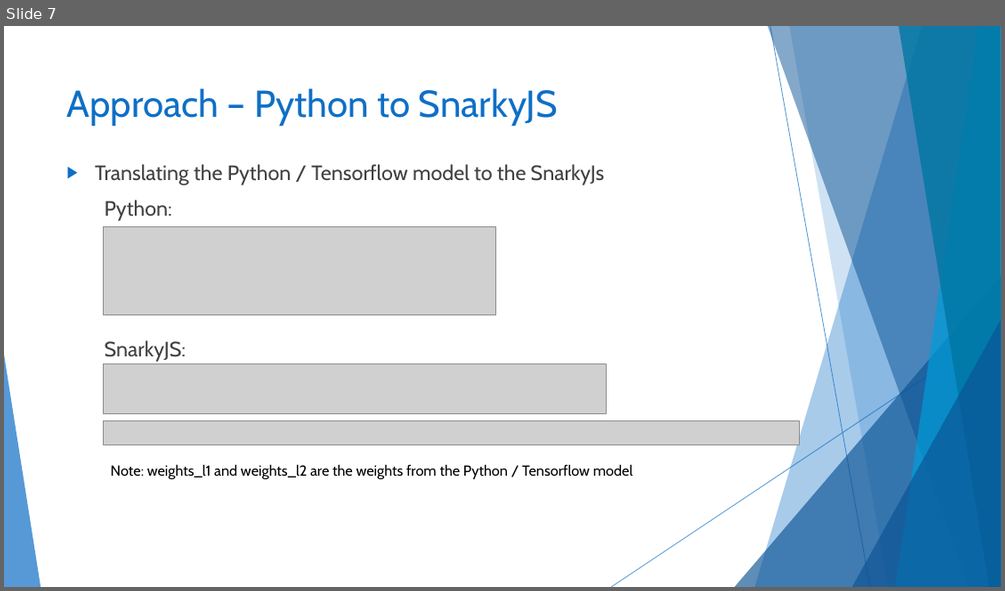
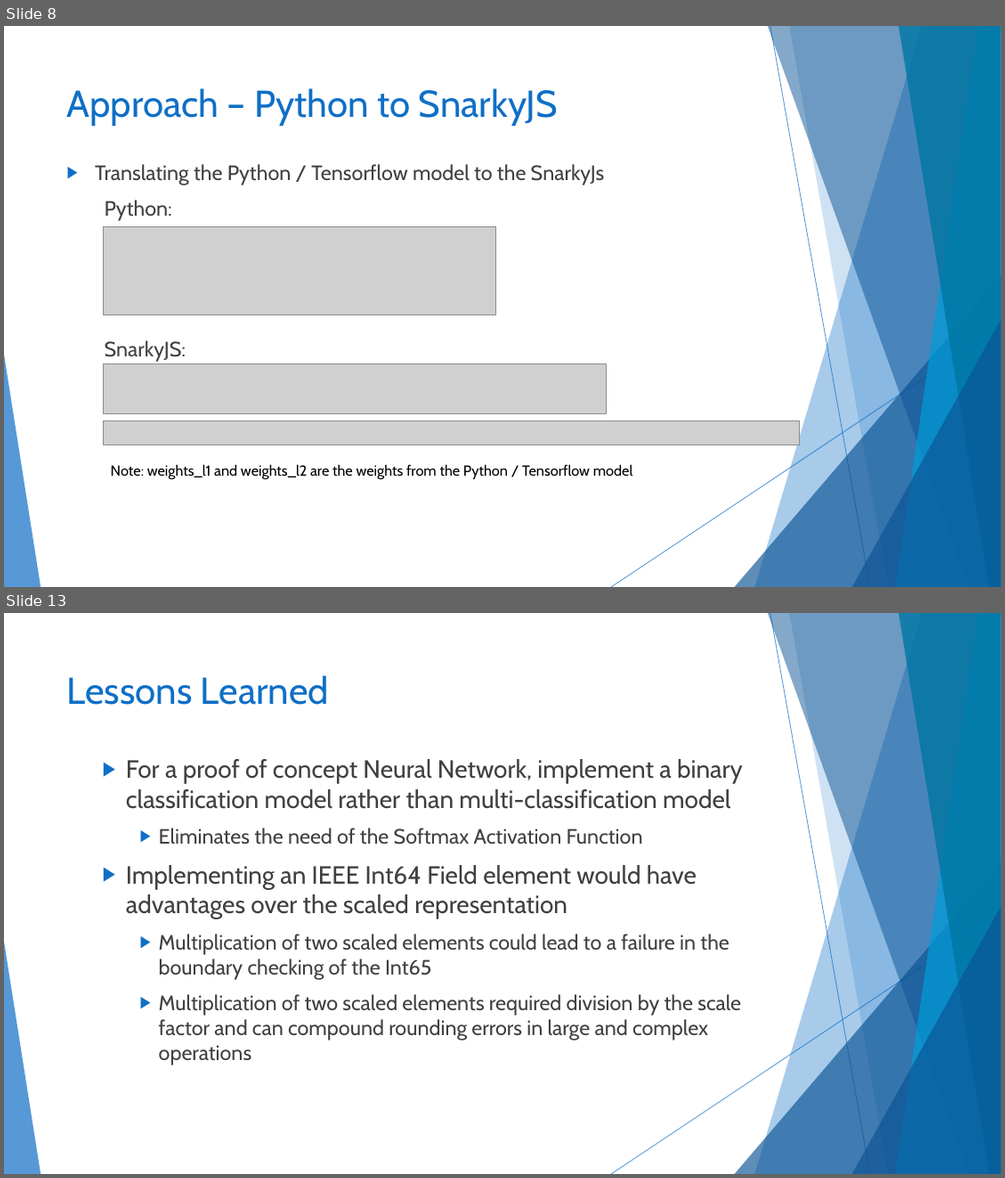
Before and after one commit to gordonfreemanfree/SnarkyNet-MNIST-Digits, a slide deck: Makalfo_Deep_Neural_Network.pptx. Shown one above the other, each under a label of ours: slide 7 before the commit, slides 8 and 13 after it; the slides between them are not shown. The pictures are 1005x591 and 1005x1178 pixels, drawn with LibreOffice and Linux fonts; fonts in the diff are those of the drawing; grey boxes stand for pictures. Boxes give left, top, right and bottom in pixels: in the first picture for what was removed or moved away, otherwise in the second. Text is boxed around its words. In the diff, an @@ line names an element or a change of style, - is before the commit and + after.

```diff
--- a/Makalfo_Deep_Neural_Network.pptx
+++ b/Makalfo_Deep_Neural_Network.pptx
@@ slide 13 added at [4, 613, 1001, 1174], background #FFFFFF; not listed: 10 template elements that a slide beside it also shows @@
@@ title added at [67, 675, 329, 705], 36 pt, text #0F6FC6 @@
+Lessons Learned
@@ text added at [126, 759, 743, 1065], 20 pt, text #404040 @@
+  ▶ For a proof of concept Neural Network, implement a binary classification model rather than multi-classification model
+    ▶ Eliminates the need of the Softmax Activation Function
+  ▶ Implementing an IEEE Int64 Field element would have advantages over the scaled representation
+    ▶ Multiplication of two scaled elements could lead to a failure in the boundary checking of the Int65
+    ▶ Multiplication of two scaled elements required division by the scale factor and can compound rounding errors in large and complex operations
@@ what was slide 7 is now slide 8 @@
```
Also in this commit, not shown: 1 slide changed, 8 other slides added, 15 slides removed.
